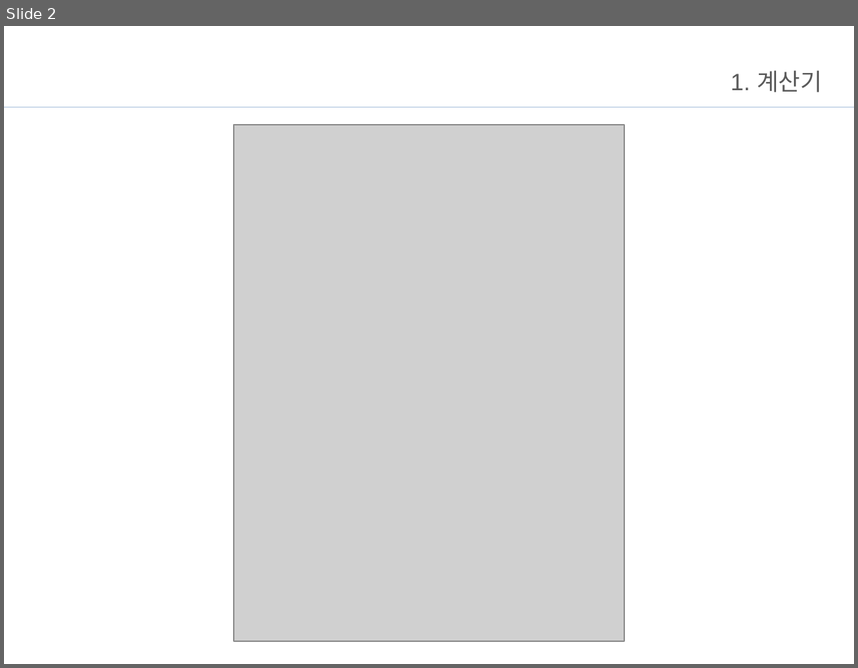
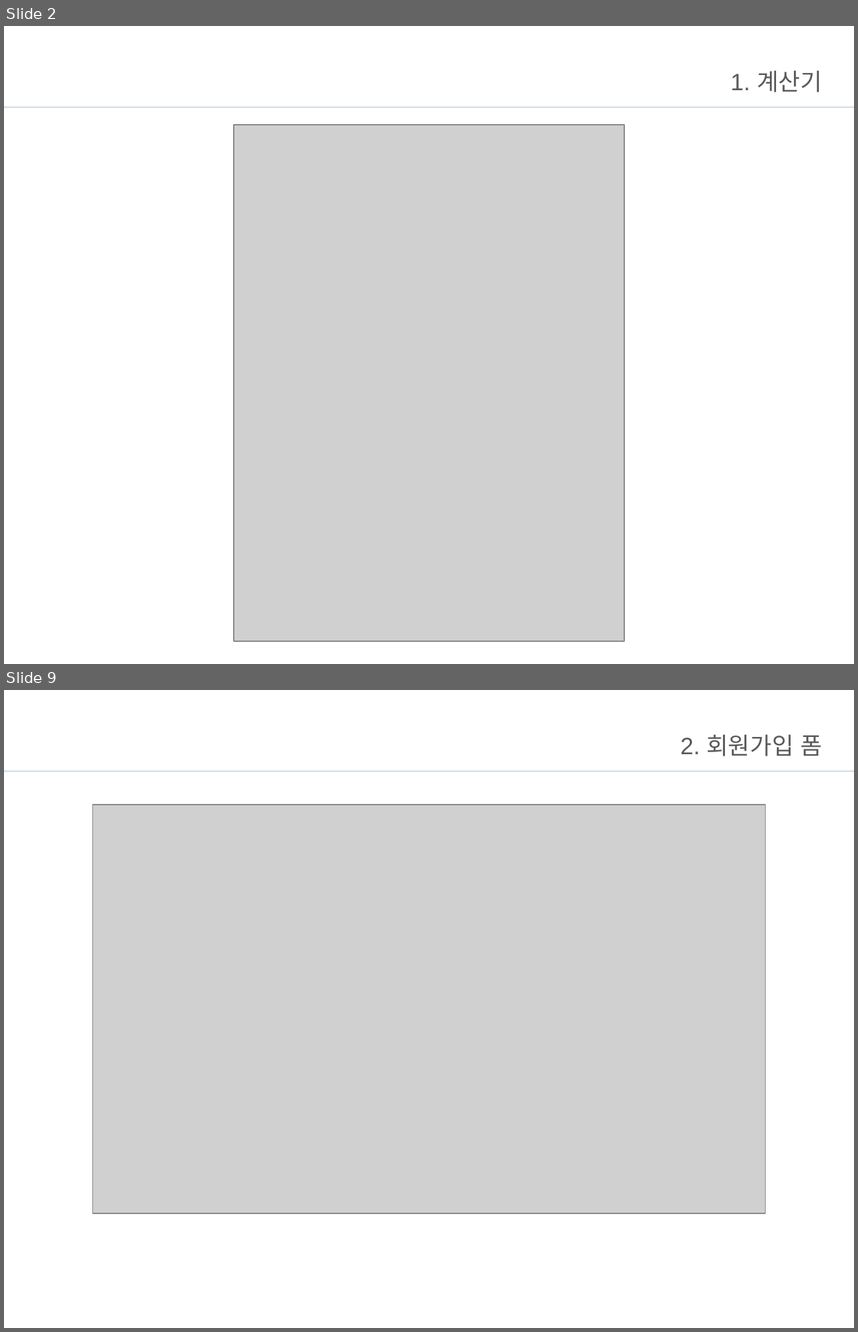
Before and after one commit to Jo-jangho/Web, a slide deck: 과제/JavaScript브리핑.pptx. Shown one above the other, each under a label of ours: slide 2 before the commit, slides 2 and 9 after it; the slides between them are not shown. The pictures are 858x668 and 858x1332 pixels, drawn with LibreOffice and Linux fonts; fonts in the diff are those of the drawing; grey boxes stand for pictures; background and template pictures are left out. Boxes give left, top, right and bottom in pixels: in the first picture for what was removed or moved away, otherwise in the second. Text is boxed around its words. In the diff, an @@ line names an element or a change of style, - is before the commit and + after.

```diff
--- a/과제/JavaScript브리핑.pptx
+++ b/과제/JavaScript브리핑.pptx
@@ slide 9 added at [4, 690, 854, 1328], background #FFFFFF; not listed: 1 template element that a slide beside it also shows @@
@@ title added at [680, 734, 822, 756], 20 pt, text #595959 @@
+2. 회원가입 폼
@@ picture added at [92, 805, 765, 1214] @@
```
Also in this commit, not shown: 29 other slides added, 13 slides removed, 44 other files.
